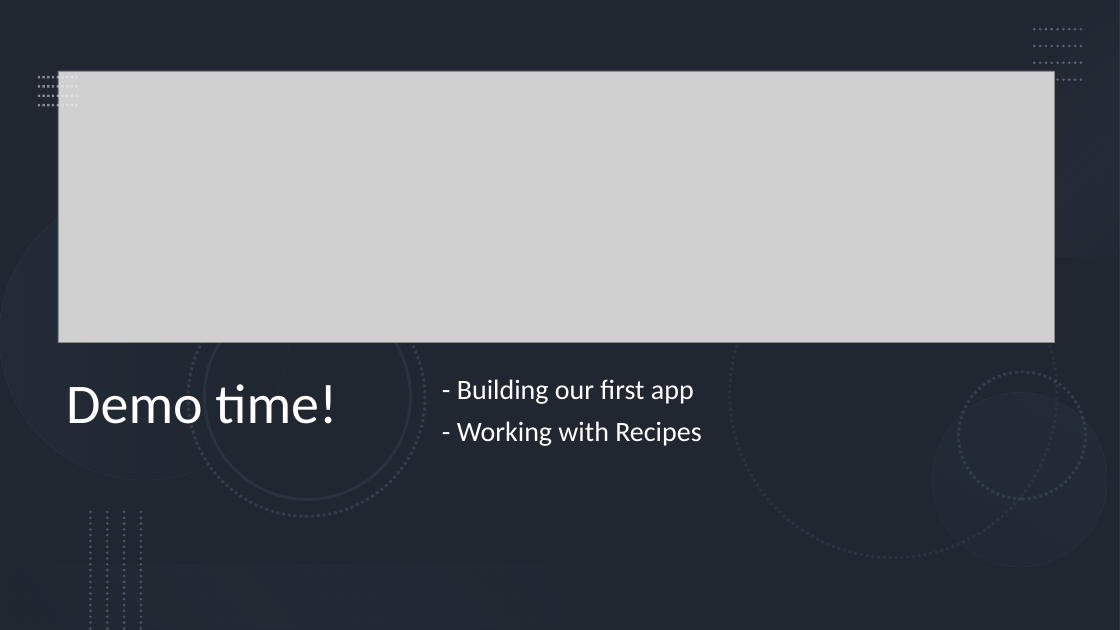
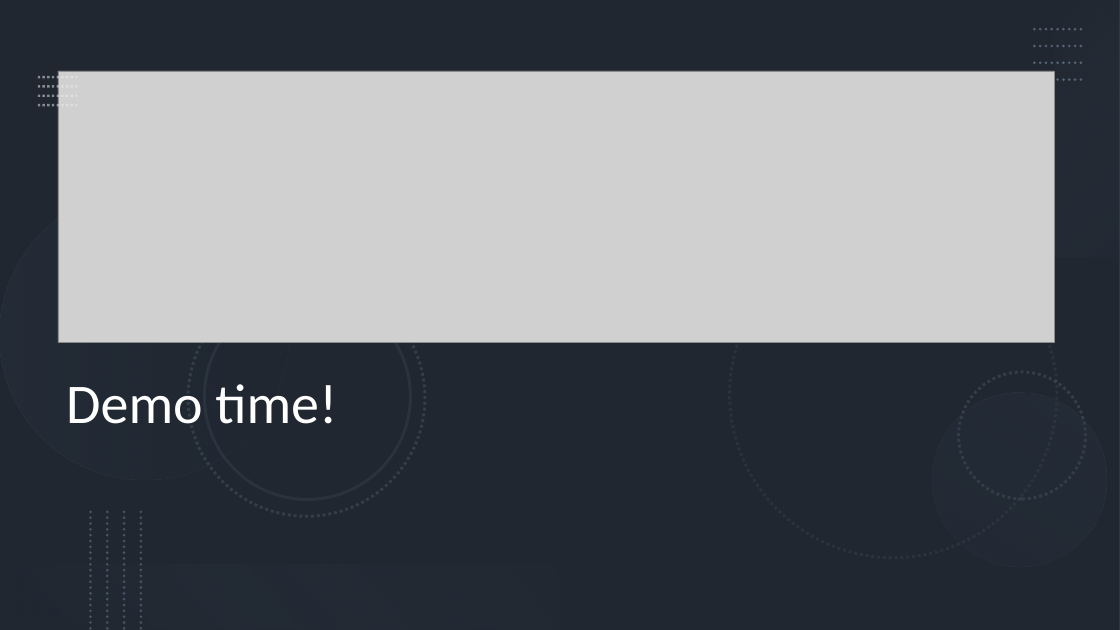
Before and after one commit to willvelida/talks, a slide deck: slide 16 of intro-to-radius/Presentation.pptx (slide 15 before the commit). Drawn at 1120x630 pixels with LibreOffice and Linux fonts; fonts in the diff are those of the drawing; grey boxes stand for pictures. Boxes give left, top, right and bottom in pixels: in the first picture for what was removed or moved away, otherwise in the second. Text is boxed around its words. In the diff, an @@ line names an element or a change of style, - is before the commit and + after.

```diff
--- a/intro-to-radius/Presentation.pptx
+++ b/intro-to-radius/Presentation.pptx
@@ text removed at <box>457,379,701,446</box> @@
-- Building our first app
-- Working with Recipes
```
Also in this commit, not shown: 1 slide added, 3 other files.
